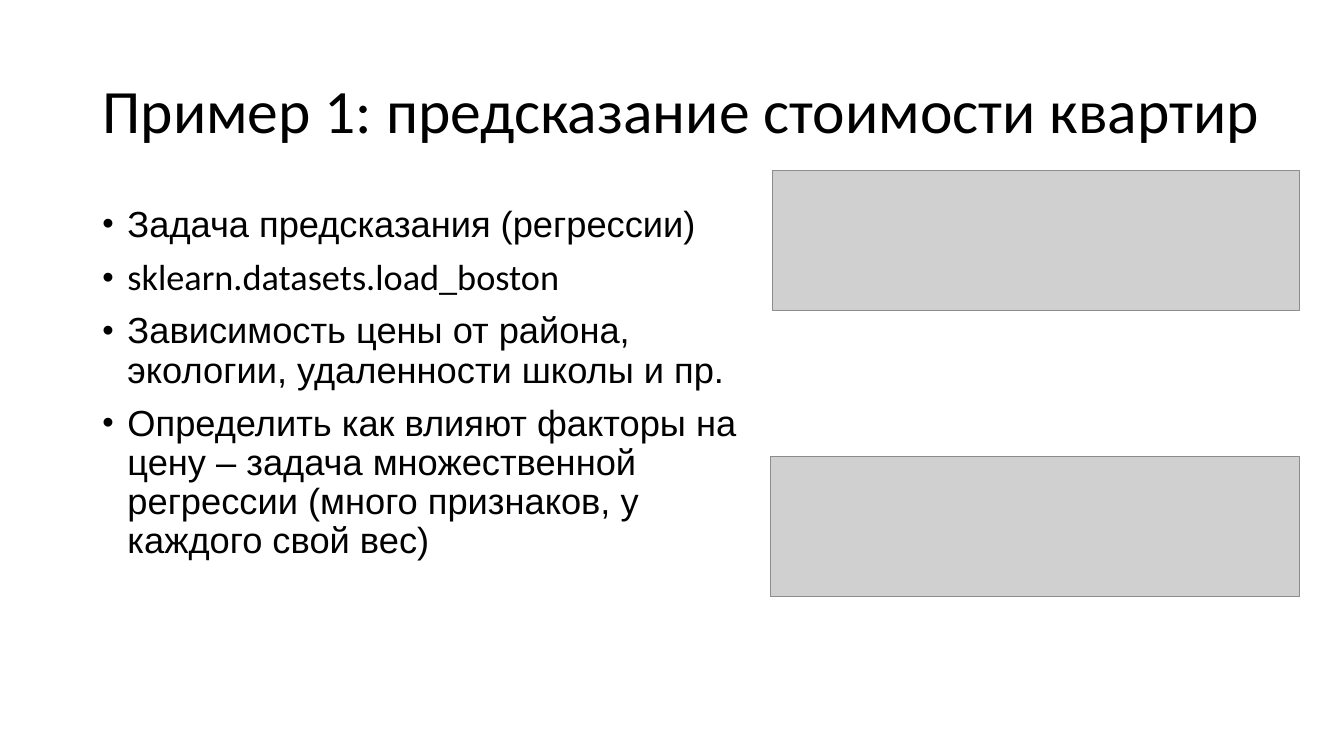
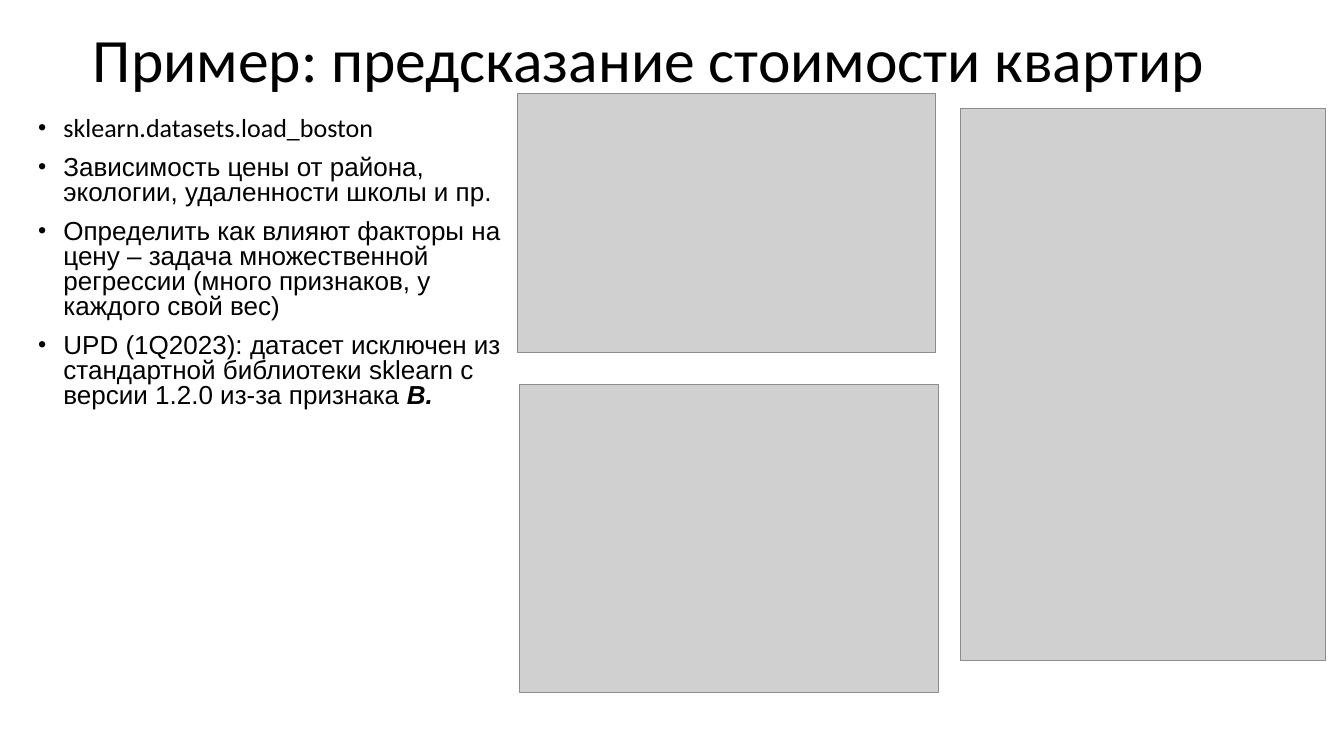
Before and after one commit to CyberLympha/Data-Science-Course, a slide deck: slide 15 of презентации/Задача регрессии.ppt. Drawn at 1344x756 pixels with LibreOffice and Linux fonts; fonts in the diff are those of the drawing; grey boxes stand for pictures. Boxes give left, top, right and bottom in pixels: in the first picture for what was removed or moved away, otherwise in the second. Text is boxed around its words. In the diff, an @@ line names an element or a change of style, - is before the commit and + after.

Commit message:
Update Задача регрессии.ppt
Изменения в презентации "Задача регрессии": добавлены схемы и примеры кода для отложенной выборки, KFold и практического примера прогнозирования стоимости квартиры.

```diff
--- a/презентации/Задача регрессии.ppt
+++ b/презентации/Задача регрессии.ppt
@@ title at [93, 42, 1204, 97]: text changed @@
-Пример 1: предсказание стоимости квартир
+Пример: предсказание стоимости квартир
@@ text "sklearn.datasets.load_boston": place and size @@
-text "sklearn.datasets.load_boston" at [127, 210, 736, 560]
+text "sklearn.datasets.load_boston" at [63, 119, 500, 410]
@@ text at [63, 119, 500, 321]: size 25.9 to 18.6 pt in "sklearn.datasets.load_boston", "Зависимость цены от района, экологии, удаленности школы ...", "Определить как влияют факторы на цену – ..."; line spacing 0.9 to 0.8 @@
@@ picture: place and size @@
-picture at [772, 171, 1299, 310]
+picture at [517, 94, 935, 353]
@@ picture added at [960, 108, 1324, 660] @@
@@ text at [127, 210, 696, 244]: paragraph removed @@
-• Задача предсказания (регрессии)
@@ text at [63, 335, 500, 410]: paragraph added @@
+• UPD (1Q2023): датасет исключен из стандартной библиотеки sklearn с версии 1.2.0 из-за признака B.
@@ picture: place and size @@
-picture at [770, 456, 1299, 595]
+picture at [520, 385, 938, 693]
```
Also in this commit, not shown: 8 other slides changed, 6 slides added, 6 slides removed.
